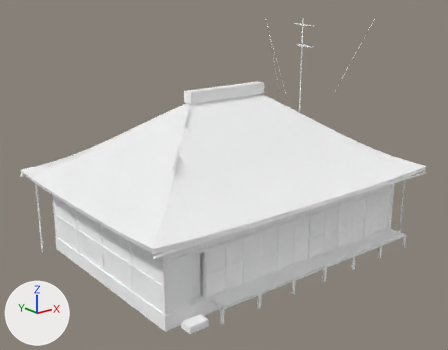
The glTF model public/assets/models/architecture/minka-kawara_0.glb, before and after one commit.
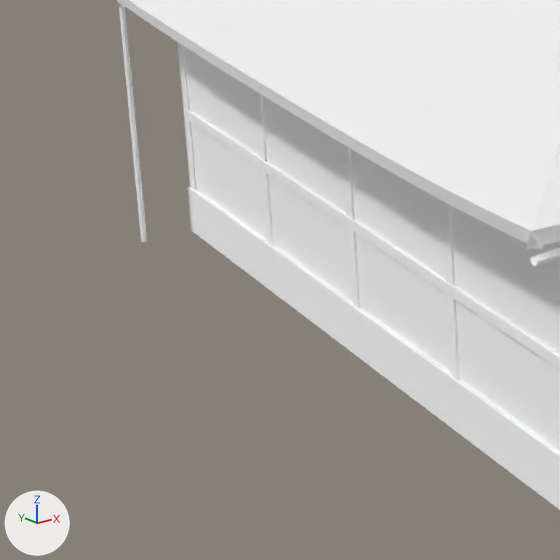
Each version appears first whole from a camera (50 mm lens) standing at (-16.08, -19.99, 11.29) and looking at (-0.05, 0.05, 3.28), and next in a close-up on the part from 0% to 36% of the width and 52% to 98% of the height. The axes (+X, +Y, +Z) are drawn at lower left. The lights are the same throughout. The first two pictures are the older version. Where no turn or scale is listed for an object, it has been applied to the vertices. Vertices at exactly the same position are counted once.

Script lines for the objects in view, before the commit:
```python
me_minka_kawara_0 = bpy.data.meshes.new('minka-kawara_0')
me_minka_kawara_0.from_pydata(...)  # 2514 vertices, 4564 faces; spans x -7.8..7.8, y -5.3..5.3, z -4.8..4.8
me_minka_kawara_0.materials.append(mat_stone_granite)  # white #ffffff
me_minka_kawara_0.materials.append(mat_wood_frame)  # white #ffffff
me_minka_kawara_0.materials.append(mat_wood_siding)  # white #ffffff
me_minka_kawara_0.materials.append(mat_plaster_white)  # white #ffffff
me_minka_kawara_0.materials.append(mat_wood_dark)  # white #ffffff
me_minka_kawara_0.materials.append(mat_wood_old)  # white #ffffff
me_minka_kawara_0.materials.append(mat_interior_dark)  # white #ffffff
me_minka_kawara_0.materials.append(mat_glass)  # white #ffffff
me_minka_kawara_0.materials.append(mat_aluminium)  # white #ffffff
me_minka_kawara_0.materials.append(mat_wood_planks)  # white #ffffff
me_minka_kawara_0.materials.append(mat_roof_kawara)  # white #ffffff
me_minka_kawara_0.materials.append(mat_roof_soffit)  # white #ffffff
me_minka_kawara_0.materials.append(mat_roof_kawara_ridge)  # white #ffffff
me_minka_kawara_0.materials.append(mat_metal_grey)  # white #ffffff
me_minka_kawara_0.materials.append(mat_metal_dark)  # white #ffffff
me_minka_kawara_0.materials.append(mat_roof_tin)  # white #ffffff
ob_minka_kawara_0 = bpy.data.objects.new('minka-kawara_0', me_minka_kawara_0)
ob_minka_kawara_0.location = (0.79, 0.0, 4.84)
```
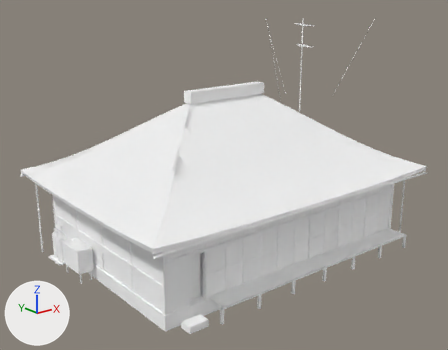
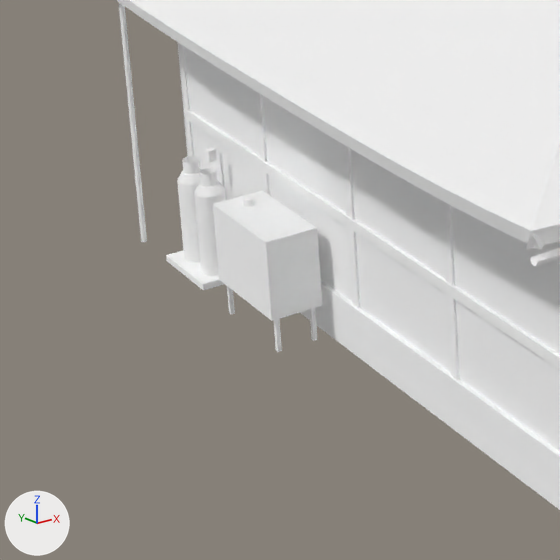
What changed in the scene script:
```text
Add mat_concrete_old:
    mat_concrete_old = principled_material('concrete_old')
    mat_concrete_old.base_color = (1.0, 1.0, 1.0)  # white #ffffff
    mat_concrete_old.metallic = 1.0
    mat_concrete_old.roughness = 1.0
Add mat_brass:
    mat_brass = principled_material('brass')
    mat_brass.base_color = (1.0, 1.0, 1.0)  # white #ffffff
    mat_brass.metallic = 1.0
    mat_brass.roughness = 1.0
Add mat_lpg_grey:
    mat_lpg_grey = principled_material('lpg_grey')
    mat_lpg_grey.base_color = (1.0, 1.0, 1.0)  # white #ffffff
    mat_lpg_grey.metallic = 1.0
    mat_lpg_grey.roughness = 1.0
Add mat_tank_cream:
    mat_tank_cream = principled_material('tank_cream')
    mat_tank_cream.base_color = (1.0, 1.0, 1.0)  # white #ffffff
    mat_tank_cream.metallic = 1.0
    mat_tank_cream.roughness = 1.0
Change me_minka_kawara_0:
    used by ob_minka_kawara_0; location = (0.79, 0.0, 4.84)
    remove me_minka_kawara_0.from_pydata(...)  # 2514 vertices, 4564 faces; spans x -7.8..7.8, y -5.3..5.3, z -4.8..4.8
    add me_minka_kawara_0.from_pydata(...)  # 2746 vertices, 4960 faces; spans x -7.8..7.8, y -5.3..5.3, z -4.8..4.8
    me_minka_kawara_0 part 1: a new loose piece, a box spanning x -7.539..-7.489, y 1.825..1.875, z -4.839..-4.419, in mat_metal_dark (white #ffffff)
    me_minka_kawara_0 part 2: a new loose piece, a box spanning x -7.539..-7.489, y 0.625..0.675, z -4.839..-4.419, in mat_metal_dark (white #ffffff)
    me_minka_kawara_0 part 3: a new loose piece, a box spanning x -7.099..-7.049, y 0.625..0.675, z -4.839..-4.419, in mat_metal_dark (white #ffffff)
    me_minka_kawara_0 part 4: a new loose piece, an 8-sided cylinder along z spanning x -7.354..-7.234, y 1.59..1.71, z -3.469..-3.389, in mat_metal_dark (white #ffffff)
    me_minka_kawara_0 part 5: a new loose piece, a box spanning x -7.514..-6.914, y 2.625..3.675, z -4.839..-4.759, in mat_concrete_old (white #ffffff)
    me_minka_kawara_0 part 6: a new loose piece, a box spanning x -7.104..-7.004, y 3.11..3.19, z -3.459..-3.319, in mat_brass (white #ffffff)
    me_minka_kawara_0 part 7: a new loose piece, a box spanning x -7.6..-6.98, y 0.58..1.93, z -4.41..-3.46, in mat_tank_cream (white #ffffff)
    me_minka_kawara_0 part 8: a new loose piece of 45 vertices spanning x -7.4..-7.0, y 3.2..3.6, z -4.8..-3.6, in mat_lpg_grey (white #ffffff)
    me_minka_kawara_0 part 9: a new loose piece of 45 vertices spanning x -7.4..-7.0, y 2.7..3.1, z -4.8..-3.6, in mat_lpg_grey (white #ffffff)
    me_minka_kawara_0 part 10: a new loose piece of 20 vertices spanning x -7.3..-7.1, y 3.3..3.5, z -3.6..-3.5, in mat_metal_dark (white #ffffff)
    me_minka_kawara_0 part 11: a new loose piece of 20 vertices spanning x -7.3..-7.1, y 2.8..3.0, z -3.6..-3.5, in mat_metal_dark (white #ffffff)
    me_minka_kawara_0 part 12
    20 vertices are added at x -7.0..-6.9, y 1.8..3.2, z -4.8..-3.4
    16 new faces join them, mat_metal_grey (white #ffffff)
    16 new faces join them, mat_brass (white #ffffff)
    other edits to the shape of me_minka_kawara_0 do not show in these pictures
    add me_minka_kawara_0.materials.append(mat_concrete_old)  # white #ffffff
    add me_minka_kawara_0.materials.append(mat_lpg_grey)  # white #ffffff
    add me_minka_kawara_0.materials.append(mat_brass)  # white #ffffff
    add me_minka_kawara_0.materials.append(mat_tank_cream)  # white #ffffff
```

Location of each change, (x1, y1, x2, y2) in pixels of the close-ups (560 x 560 px):
part 1 of me_minka_kawara_0, added: after (227, 286, 235, 314)
part 2 of me_minka_kawara_0, added: after (273, 319, 282, 352)
part 3 of me_minka_kawara_0, added: after (309, 308, 318, 341)
part 4 of me_minka_kawara_0, added: after (243, 197, 254, 207)
part 5 of me_minka_kawara_0, added: after (166, 251, 224, 290)
part 6 of me_minka_kawara_0, added: after (205, 148, 217, 162)
part 7 of me_minka_kawara_0, added: after (213, 191, 322, 321)
part 8 of me_minka_kawara_0, added: after (177, 169, 202, 262)
part 9 of me_minka_kawara_0, added: after (194, 181, 226, 276)
part 10 of me_minka_kawara_0, added: after (182, 156, 200, 175)
part 11 of me_minka_kawara_0, added: after (199, 168, 217, 187)
part 12 of me_minka_kawara_0, added (mostly hidden): after (220, 152, 224, 187)
